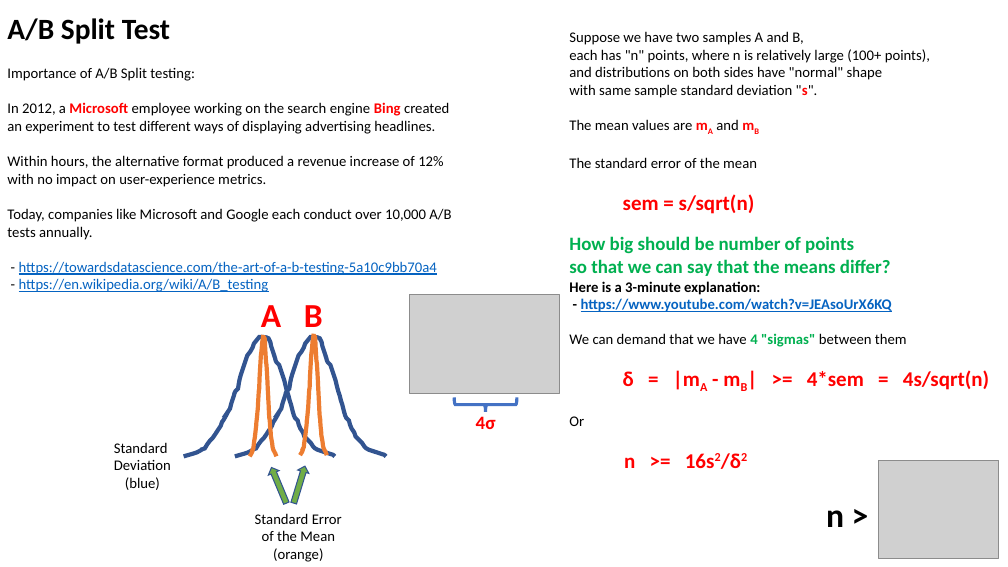
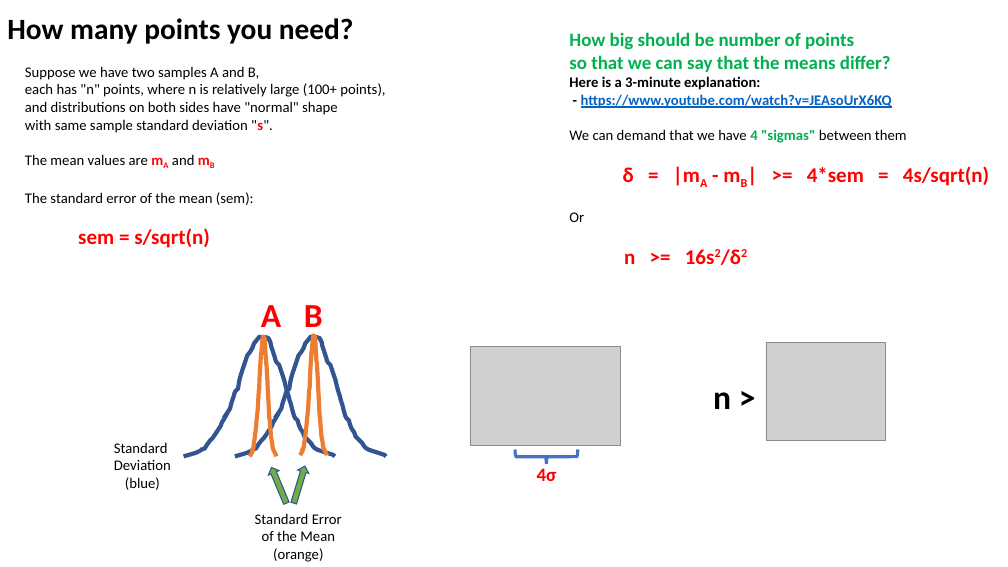
Before and after one commit to lselector/ml_ai_doc, a slide deck: slide 2 of A_B_Split_Test.pptx (slide 1 before the commit). Drawn at 1008x567 pixels with LibreOffice and Linux fonts; fonts in the diff are those of the drawing; grey boxes stand for pictures. Boxes give left, top, right and bottom in pixels: in the first picture for what was removed or moved away, otherwise in the second. Text is boxed around its words. In the diff, an @@ line names an element or a change of style, - is before the commit and + after.

```diff
--- a/A_B_Split_Test.pptx
+++ b/A_B_Split_Test.pptx
@@ text at bbox=[7, 18, 354, 44]: text changed @@
-A/B Split Test
+How many points you need?
@@ text at bbox=[569, 31, 930, 214]: paragraphs removed @@
-Suppose we have two samples A and B,
-each has "n" points, where n is relatively large (100+ points),
-and distributions on both sides have "normal" shape
-with same sample standard deviation "s".
-The mean values are mA and mB
-The standard error of the mean
-sem = s/sqrt(n)
@@ text removed at bbox=[7, 68, 451, 292] @@
-Importance of A/B Split testing:
-In 2012, a Microsoft employee working on the search engine Bing created an experiment to test different ways of displaying advertising headlines.
-Within hours, the alternative format produced a revenue increase of 12% with no impact on user-experience metrics.
-Today, companies like Microsoft and Google each conduct over 10,000 A/B tests annually.
-- https://towardsdatascience.com/the-art-of-a-b-testing-5a10c9bb70a4
-- https://en.wikipedia.org/wiki/A/B_testing
@@ text added at bbox=[25, 66, 385, 248], 14 pt, text #000000 @@
+Suppose we have two samples A and B,
+each has "n" points, where n is relatively large (100+ points),
+and distributions on both sides have "normal" shape
+with same sample standard deviation "s".
+The mean values are mA and mB
+The standard error of the mean (sem):
+sem = s/sqrt(n)
@@ picture: place and size @@
-picture at bbox=[879, 461, 1000, 558]
+picture at bbox=[766, 343, 886, 440]
@@ text "n >": place and size @@
-text "n >" at bbox=[826, 510, 844, 527]
+text "n >" at bbox=[713, 392, 731, 409]
@@ 1 picture, 1 text, 1 left brace: place and size @@
-1 picture, 1 text, 1 left brace at bbox=[410, 294, 560, 429]
+1 picture, 1 text, 1 left brace at bbox=[471, 346, 621, 481]
```
Also in this commit, not shown: 1 other slide changed, 2 slides added.
